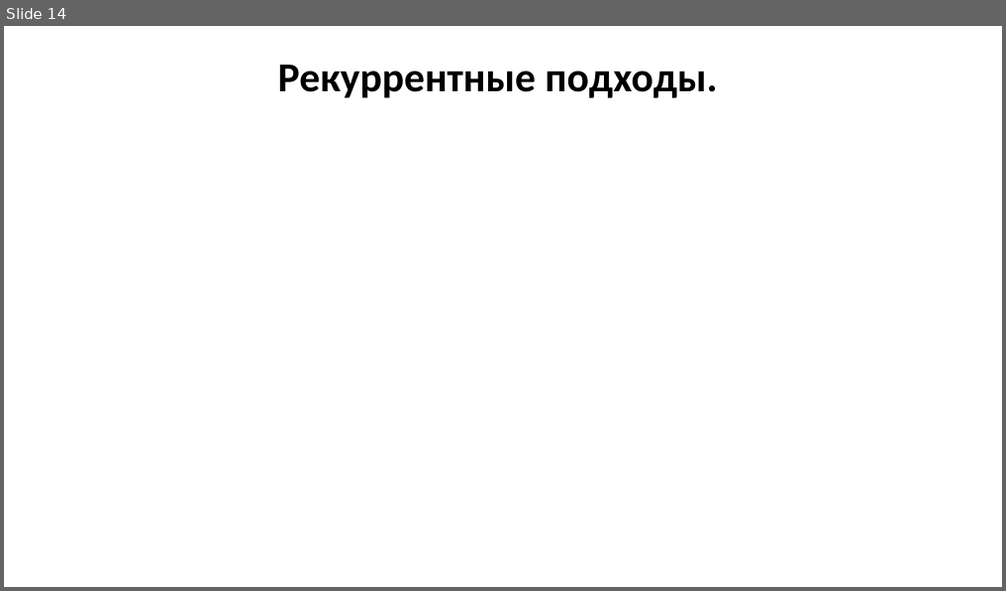
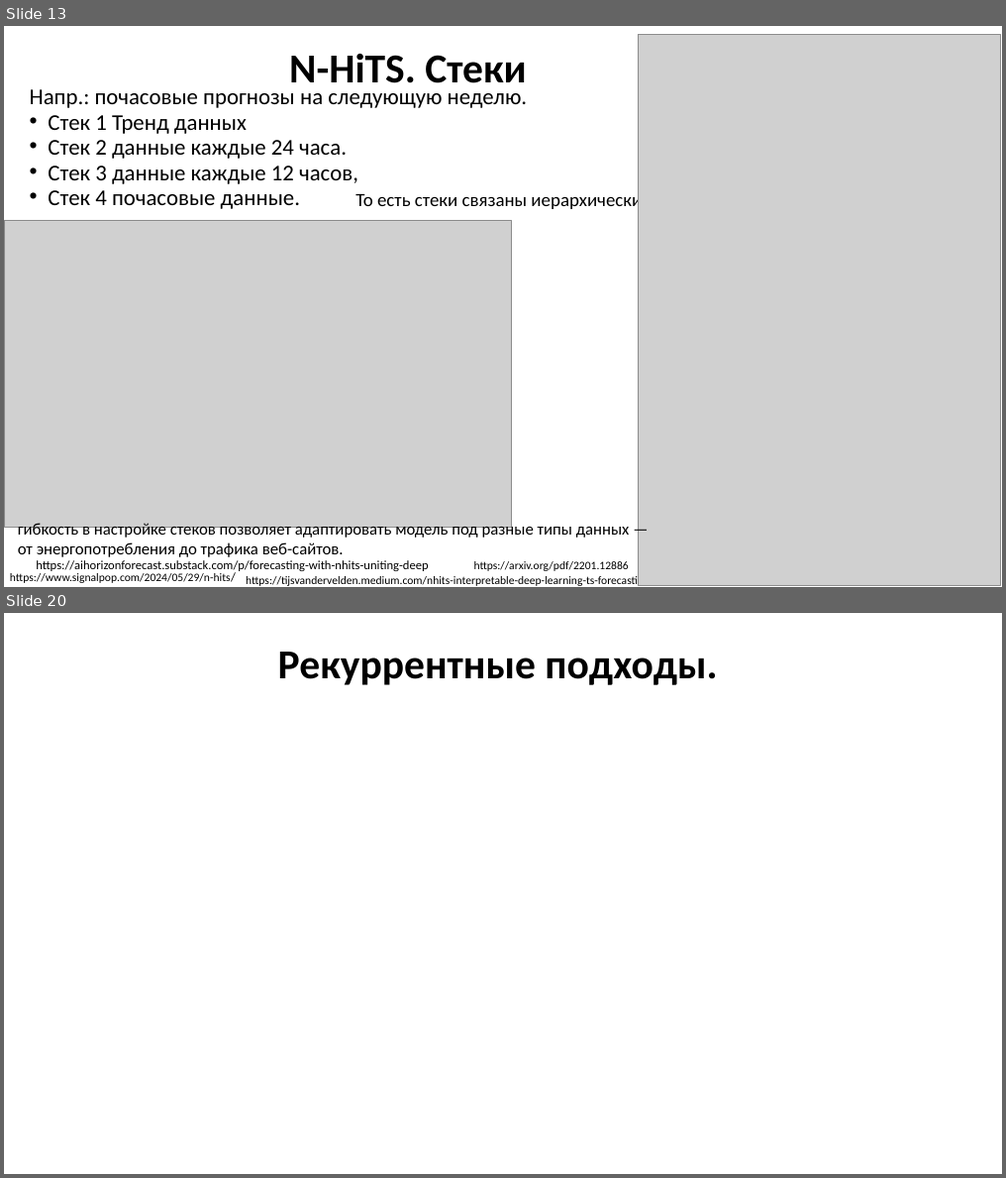
Before and after one commit to MVRonkin/TimeSeriesCourse, a slide deck: 2025/LEC/07 глубокое обучение нейронных сетей.pptx. Shown one above the other, each under a label of ours: slide 14 before the commit, slides 13 and 20 after it; the slides between them are not shown. The pictures are 1006x591 and 1006x1178 pixels, drawn with LibreOffice and Linux fonts; fonts in the diff are those of the drawing; grey boxes stand for pictures. Boxes give left, top, right and bottom in pixels: in the first picture for what was removed or moved away, otherwise in the second. Text is boxed around its words. In the diff, an @@ line names an element or a change of style, - is before the commit and + after.

```diff
--- a/2025/LEC/07 глубокое обучение нейронных сетей.pptx
+++ b/2025/LEC/07 глубокое обучение нейронных сетей.pptx
@@ slide 13 added at [4, 26, 1002, 587], background #FFFFFF @@
@@ title added at [289, 54, 526, 83], 39.6 pt, text #000000, bold @@
+N-HiTS. Стеки
@@ picture added at [638, 34, 1000, 586] @@
@@ text added at [30, 89, 528, 209], 21.7 pt, text #000000 @@
+Напр.: почасовые прогнозы на следующую неделю.
+• Стек 1 Тренд данных
+• Стек 2 данные каждые 24 часа.
+• Стек 3 данные каждые 12 часов,
+• Стек 4 почасовые данные.
@@ text added at [355, 190, 642, 211], 18 pt, text #000000 @@
+То есть стеки связаны иерархически
@@ picture added at [4, 221, 512, 528] @@
@@ text added at [18, 522, 630, 558], 16 pt, text #000000 @@
+гибкость в настройке стеков позволяет адаптировать модель под разные типы данных — от энергопотребления до трафика веб-сайтов.
@@ text added at [10, 573, 231, 583], 11 pt, text #000000 @@
+https://www.signalpop.com/2024/05/29/n-hits/
@@ text added at [36, 561, 428, 573], 12 pt, text #000000 @@
+https://aihorizonforecast.substack.com/p/forecasting-with-nhits-uniting-deep
@@ text added at [246, 575, 721, 586], 11 pt, text #000000 @@
+https://tijsvandervelden.medium.com/nhits-interpretable-deep-learning-ts-forecasting-773a8867c795
@@ text added at [474, 562, 629, 571], 11 pt, text #000000 @@
+https://arxiv.org/pdf/2201.12886
@@ what was slide 14 is now slide 20 @@
```
Also in this commit, not shown: 7 slides changed, 6 other slides added, 1 slide removed.
